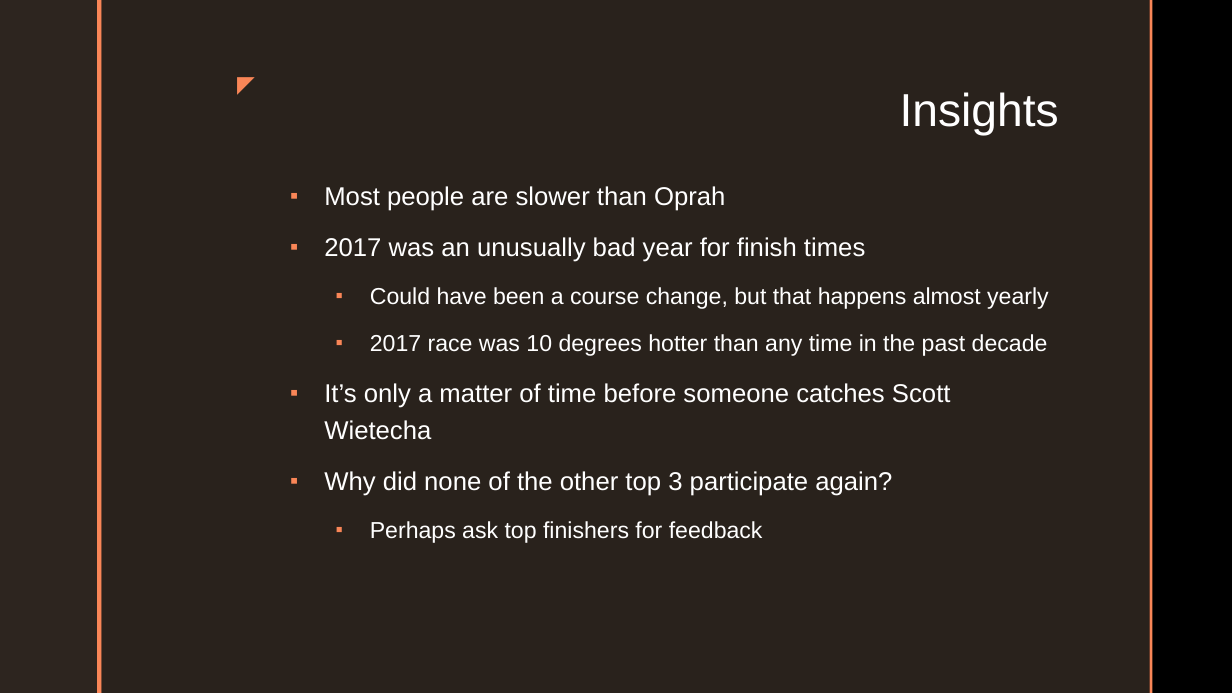
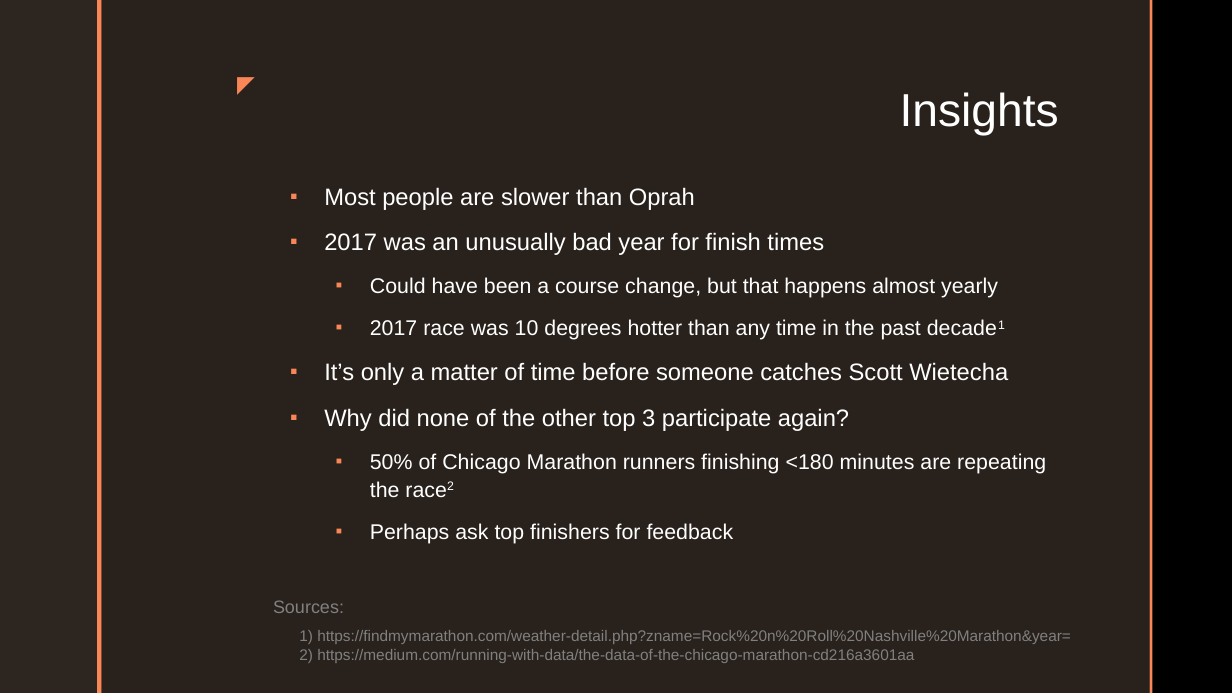
Before and after one commit to aaroncp/rock-and-roll-marathon-2, a slide deck: slide 7 of presentation.pptx. Drawn at 1232x693 pixels with LibreOffice and Linux fonts; fonts in the diff are those of the drawing; background and template pictures are left out. Boxes give left, top, right and bottom in pixels: in the first picture for what was removed or moved away, otherwise in the second. Text is boxed around its words. In the diff, an @@ line names an element or a change of style, - is before the commit and + after.

```diff
--- a/presentation.pptx
+++ b/presentation.pptx
@@ text at (324,187,1008,544): size 20 to 18.5 pt in "Most people are slower than Oprah", "2017 was an unusually bad year for ...", "It’s only a matter of time before ...", "Why did none of the other top ..."; size 18 to 16.6 pt in "Could have been a course change, but ...", "Perhaps ask top finishers for feedback"; line spacing 1.2 to 1.1 @@
@@ text at (370,319,921,340): text changed; size 18 to 16.6 pt @@
-  ▪ 2017 race was 10 degrees hotter than any time in the past decade
+  ▪ 2017 race was 10 degrees hotter than any time in the past decade1
@@ text at (370,453,1046,497): paragraph added @@
+  ▪ 50% of Chicago Marathon runners finishing <180 minutes are repeating the race2
@@ text added at (273,600,344,613), 14 pt, text #808080 @@
+Sources:
@@ text added at (299,630,1071,663), 12 pt, text #808080 @@
+1) https://findmymarathon.com/weather-detail.php?zname=Rock%20n%20Roll%20Nashville%20Marathon&year=
+2) https://medium.com/running-with-data/the-data-of-the-chicago-marathon-cd216a3601aa
```
Also in this commit, not shown: 4 other slides changed, 1 other file.
